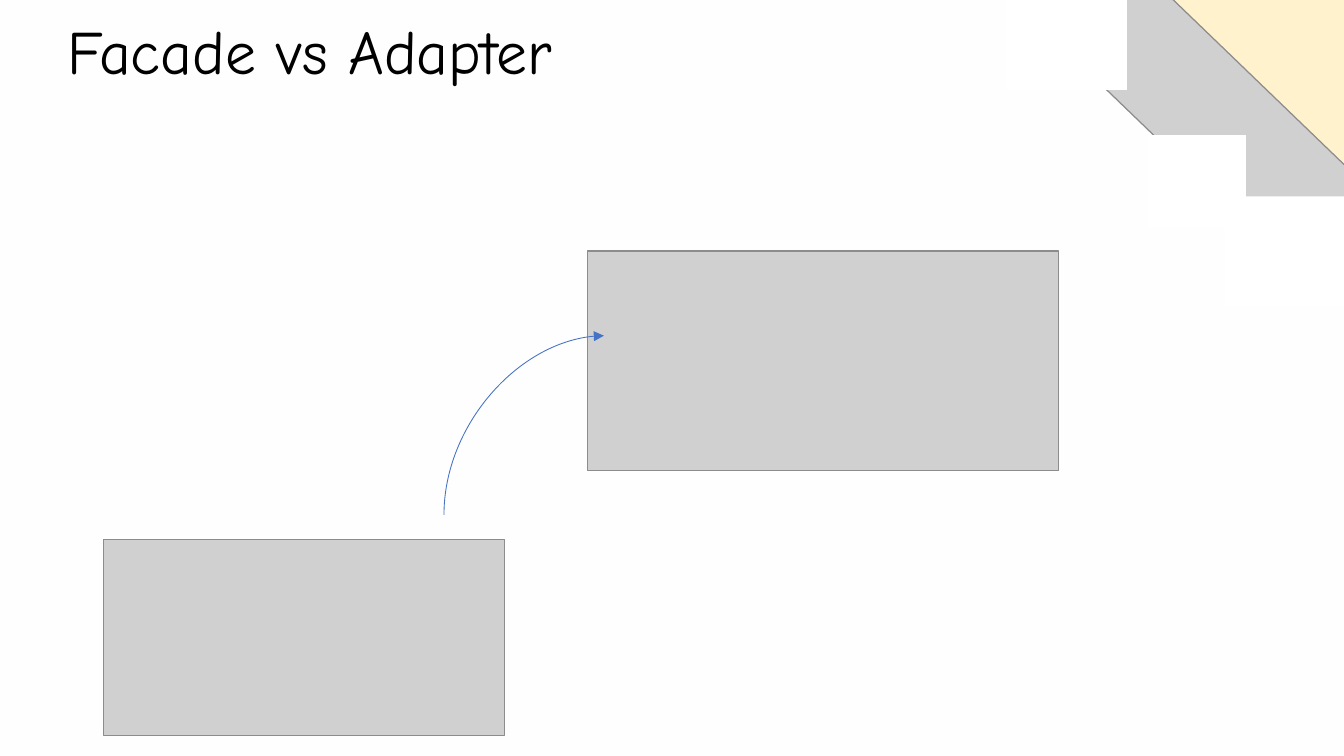
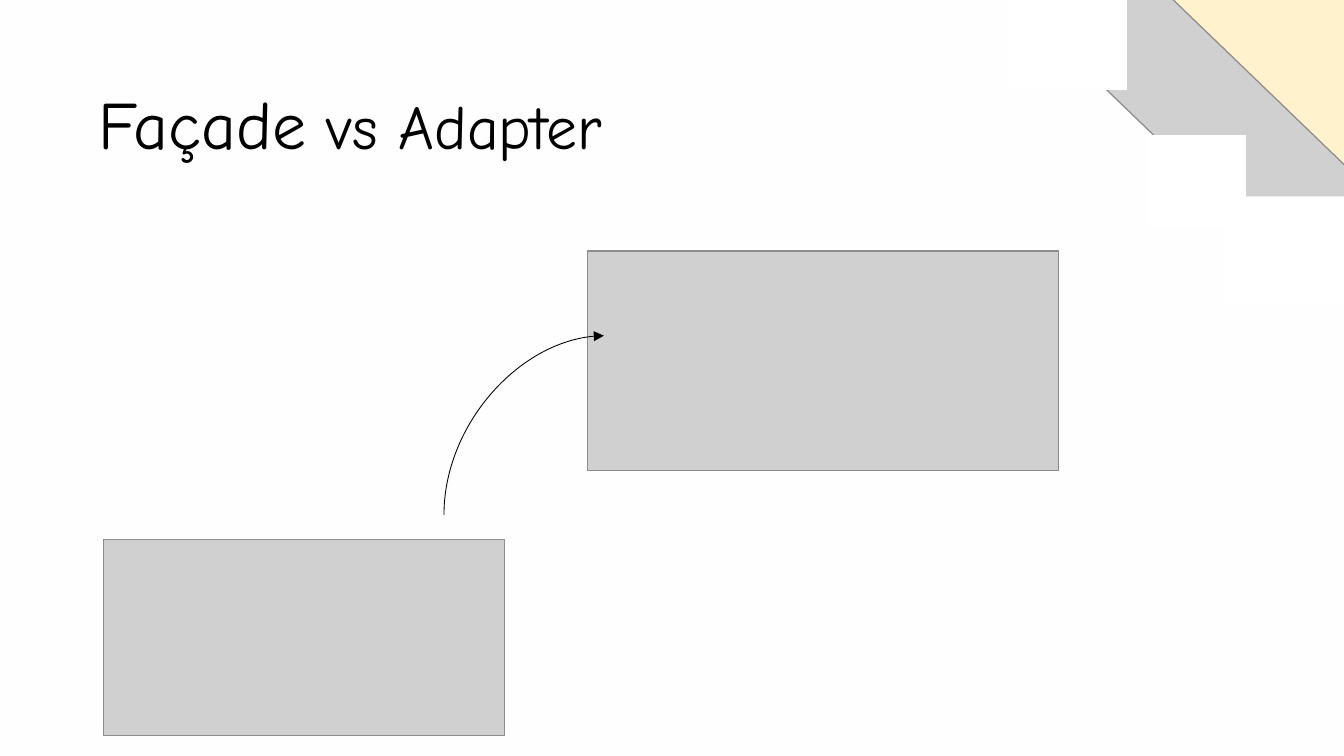
Before and after one commit to Fontys-Project/designpattern-poc, a slide deck: slide 11 of Presentatie design pattern.pptx. Drawn at 1344x756 pixels with LibreOffice and Linux fonts; fonts in the diff are those of the drawing; grey boxes stand for pictures. Boxes give left, top, right and bottom in pixels: in the first picture for what was removed or moved away, otherwise in the second. Text is boxed around its words. In the diff, an @@ line names an element or a change of style, - is before the commit and + after.

```diff
--- a/Presentatie design pattern.pptx
+++ b/Presentatie design pattern.pptx
@@ title at [99, 102, 602, 163]: text changed @@
-Facade vs Adapter
+Façade vs Adapter
@@ curved arrow (444, 515) - (604, 335): stroke #4472C4 0.5 pt to #000000 0.5 pt @@
```
Also in this commit, not shown: 6 other slides changed.
